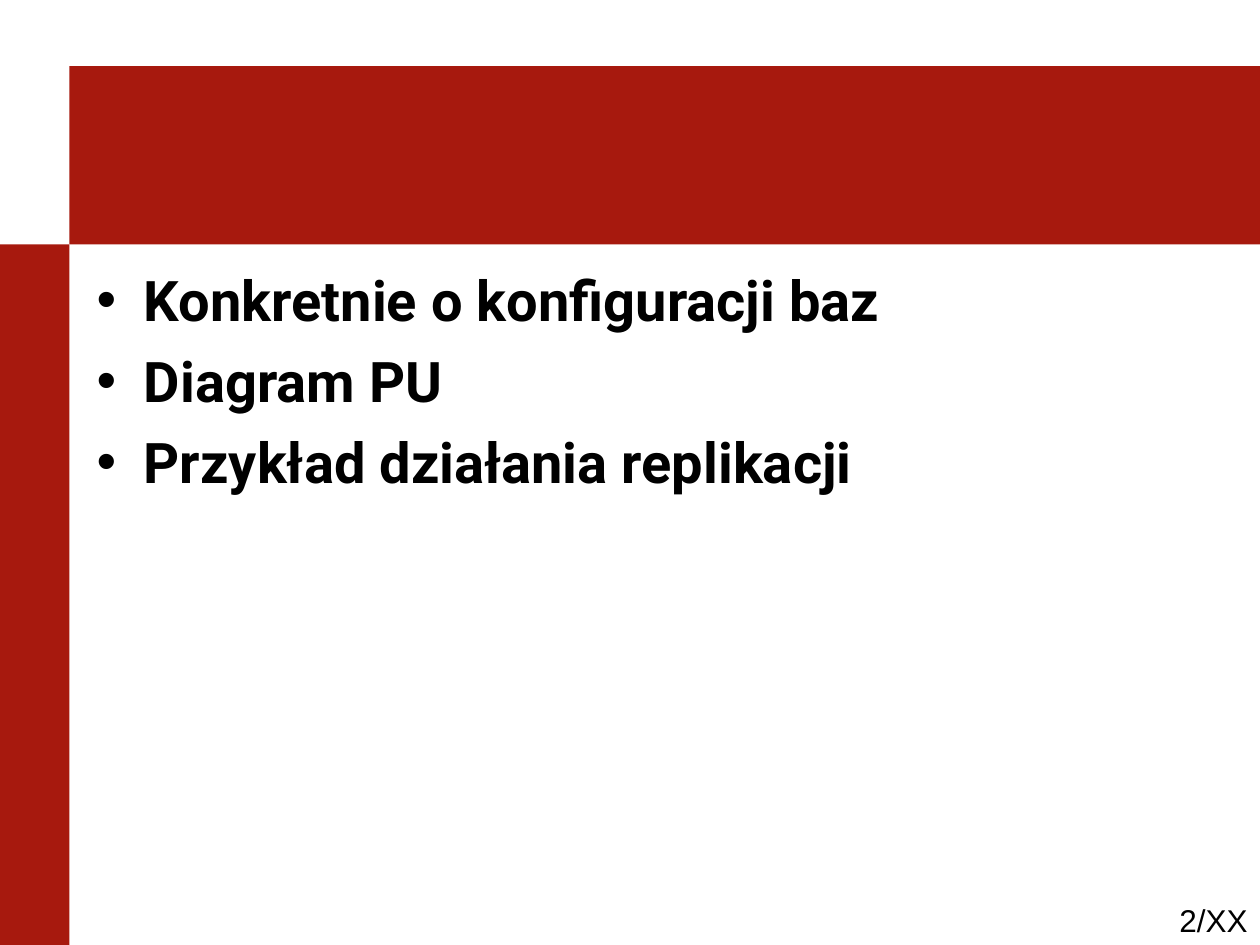
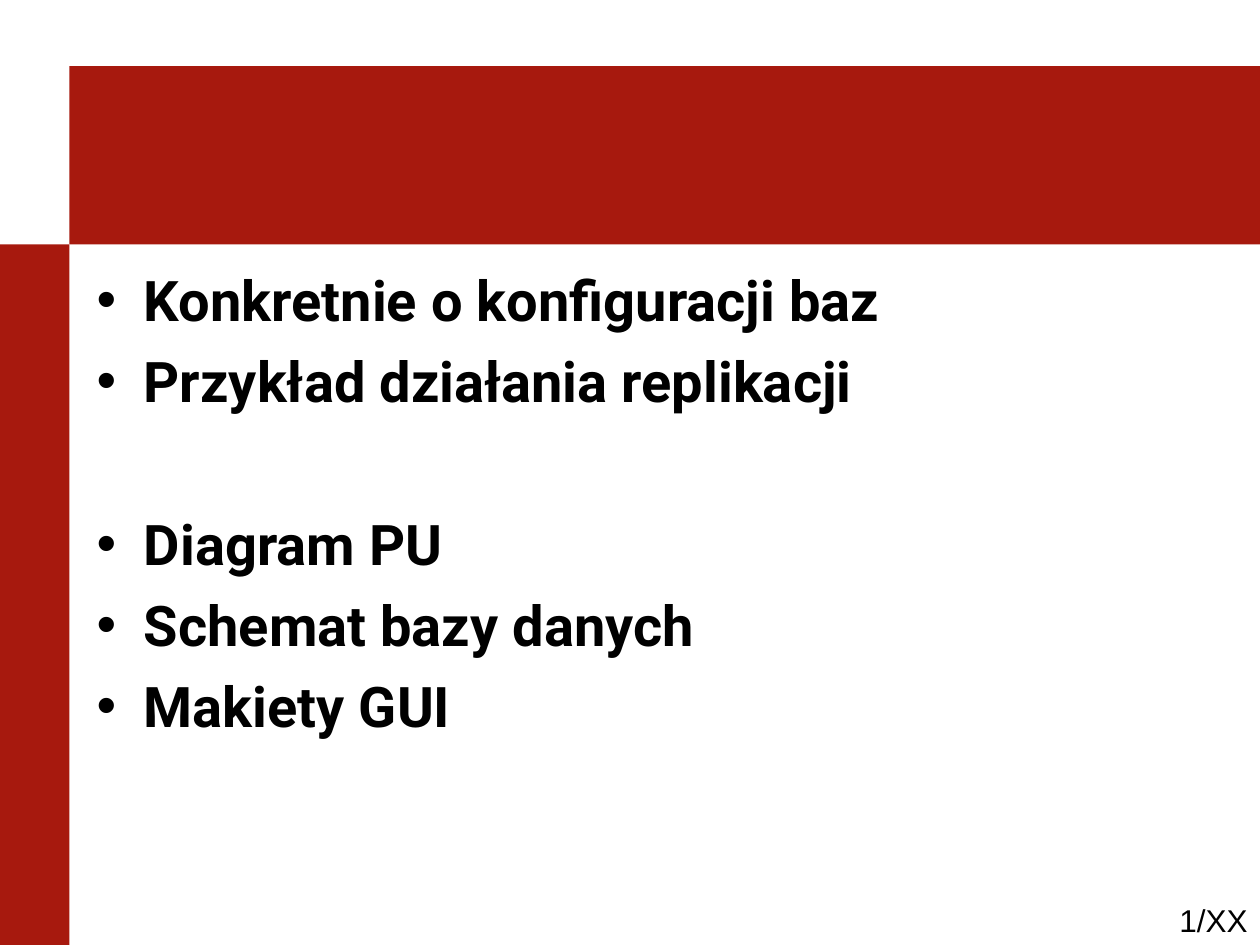
Before and after one commit to kaczanmo/projekt_bd_2013, a slide deck: slide 1 of prezentacja_2/prezentacja_2.ppt (slide 2 before the commit). Drawn at 1260x945 pixels with LibreOffice and Linux fonts; fonts in the diff are those of the drawing; background and template pictures are left out. Boxes give left, top, right and bottom in pixels: in the first picture for what was removed or moved away, otherwise in the second. Text is boxed around its words. In the diff, an @@ line names an element or a change of style, - is before the commit and + after.

Commit message:
- materialy na prezentację nr 2, plik konfiguracji replikacji (txt) - jest tam mniejwiecej co i jak

```diff
--- a/prezentacja_2/prezentacja_2.ppt
+++ b/prezentacja_2/prezentacja_2.ppt
@@ text at box(144, 360, 852, 414): paragraph added @@
+• Przykład działania replikacji
@@ text at box(144, 604, 694, 739): text changed @@
-• Przykład działania replikacji
+• Schemat bazy danych
+• Makiety GUI
@@ page number at box(1179, 909, 1247, 933): text changed @@
-2/XX
+1/XX
```
Also in this commit, not shown: 1 other slide changed, 17 slides added, 18 other files.
